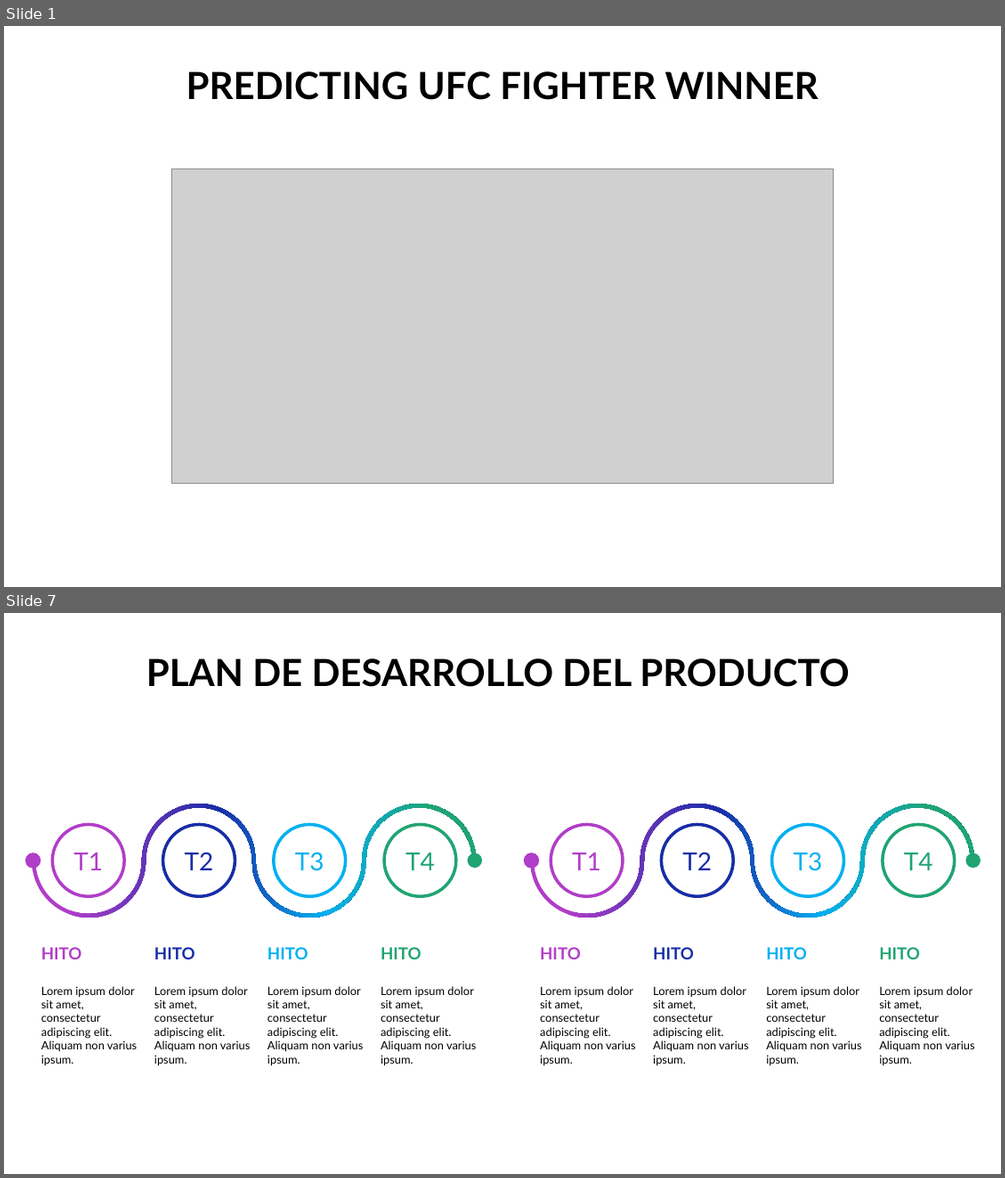
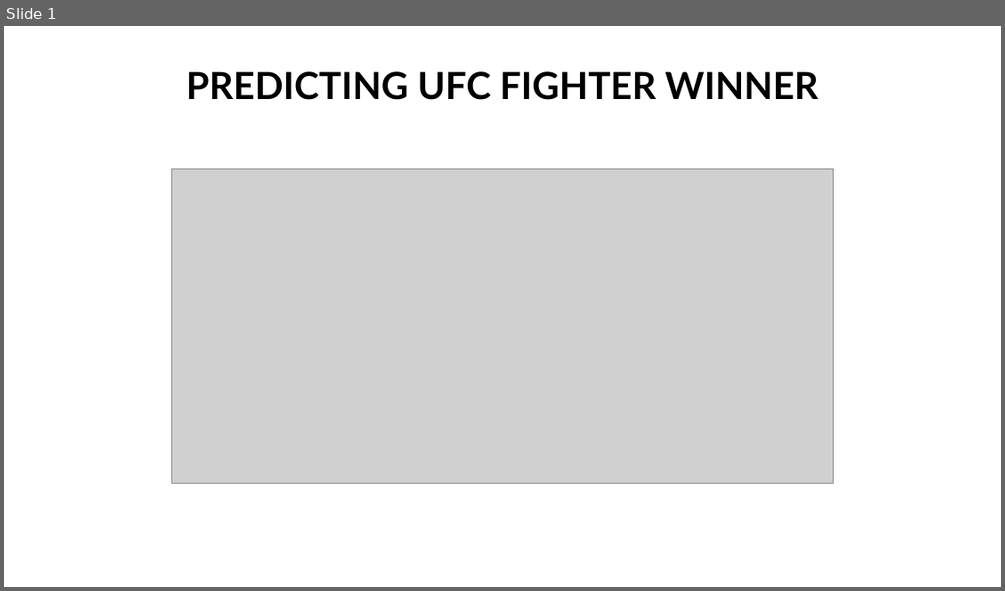
Before and after one commit to wilberquito/UFC-winner-predictor, a slide deck: presentation/presentation.pptx. Shown one above the other, each under a label of ours: slides 1 and 7 before the commit, slide 1 after it; the slides between them are not shown. The pictures are 1005x1178 and 1005x591 pixels, drawn with LibreOffice and Linux fonts; fonts in the diff are those of the drawing; grey boxes stand for pictures. Boxes give left, top, right and bottom in pixels: in the first picture for what was removed or moved away, otherwise in the second. Text is boxed around its words. In the diff, an @@ line names an element or a change of style, - is before the commit and + after.

```diff
--- a/presentation/presentation.pptx
+++ b/presentation/presentation.pptx
@@ slide 7 removed at <box>4,613,1001,1174</box>, background #FFFFFF @@
@@ title removed at <box>146,658,849,687</box> @@
-PLAN DE DESARROLLO DEL PRODUCTO
@@ freeform shape removed at <box>32,803,476,917</box> @@
@@ ellipse removed at <box>53,825,124,896</box> @@
-T1
@@ ellipse removed at <box>163,825,235,896</box> @@
-T2
@@ ellipse removed at <box>274,825,346,896</box> @@
-T3
@@ ellipse removed at <box>384,825,455,896</box> @@
-T4
@@ freeform shape removed at <box>531,803,975,917</box> @@
@@ ellipse removed at <box>550,825,623,896</box> @@
-T1
@@ ellipse removed at <box>662,825,733,896</box> @@
-T2
@@ ellipse removed at <box>772,825,844,896</box> @@
-T3
@@ ellipse removed at <box>882,825,955,896</box> @@
-T4
@@ ellipse removed at <box>25,852,40,868</box> @@
@@ ellipse removed at <box>524,852,540,868</box> @@
@@ ellipse removed at <box>468,853,483,868</box> @@
@@ ellipse removed at <box>966,853,980,868</box> @@
@@ text removed at <box>41,947,82,959</box> @@
-HITO
@@ text removed at <box>154,947,195,959</box> @@
-HITO
@@ text removed at <box>267,947,308,959</box> @@
-HITO
@@ text removed at <box>380,947,421,959</box> @@
-HITO
@@ text removed at <box>540,947,581,959</box> @@
-HITO
@@ text removed at <box>653,947,694,959</box> @@
-HITO
@@ text removed at <box>766,947,807,959</box> @@
-HITO
@@ text removed at <box>879,947,920,959</box> @@
-HITO
@@ text removed at <box>41,986,137,1066</box> @@
-Lorem ipsum dolor sit amet, consectetur adipiscing elit. Aliquam non varius ipsum.
@@ text removed at <box>154,986,250,1066</box> @@
-Lorem ipsum dolor sit amet, consectetur adipiscing elit. Aliquam non varius ipsum.
@@ text removed at <box>267,986,363,1066</box> @@
-Lorem ipsum dolor sit amet, consectetur adipiscing elit. Aliquam non varius ipsum.
@@ text removed at <box>380,986,476,1066</box> @@
-Lorem ipsum dolor sit amet, consectetur adipiscing elit. Aliquam non varius ipsum.
@@ text removed at <box>540,986,635,1066</box> @@
-Lorem ipsum dolor sit amet, consectetur adipiscing elit. Aliquam non varius ipsum.
@@ text removed at <box>653,986,748,1066</box> @@
-Lorem ipsum dolor sit amet, consectetur adipiscing elit. Aliquam non varius ipsum.
@@ text removed at <box>766,986,861,1066</box> @@
-Lorem ipsum dolor sit amet, consectetur adipiscing elit. Aliquam non varius ipsum.
@@ text removed at <box>879,986,974,1066</box> @@
-Lorem ipsum dolor sit amet, consectetur adipiscing elit. Aliquam non varius ipsum.
```
Also in this commit, not shown: 2 slides changed, 3 slides added, 3 other slides removed.
